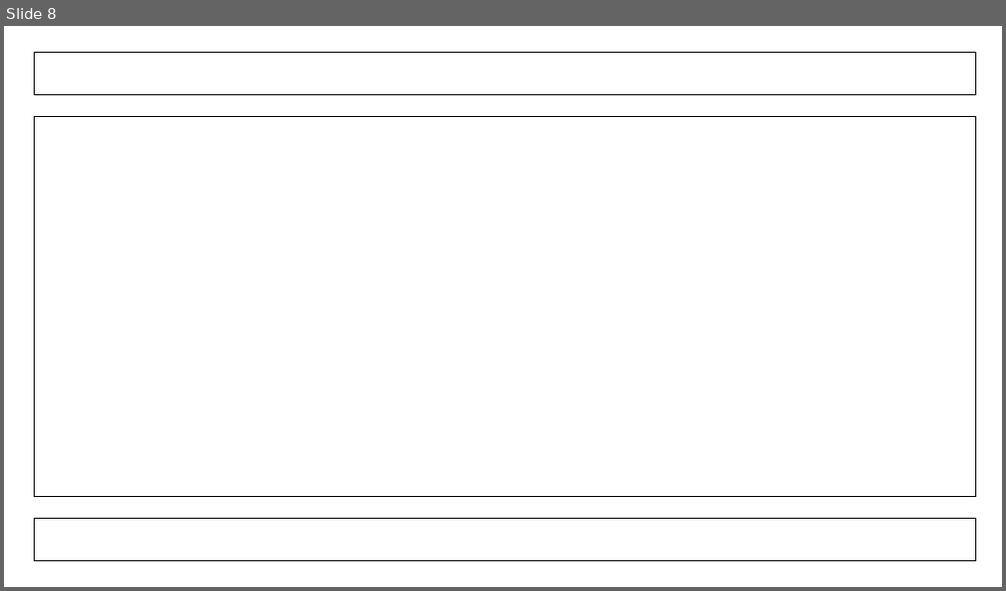
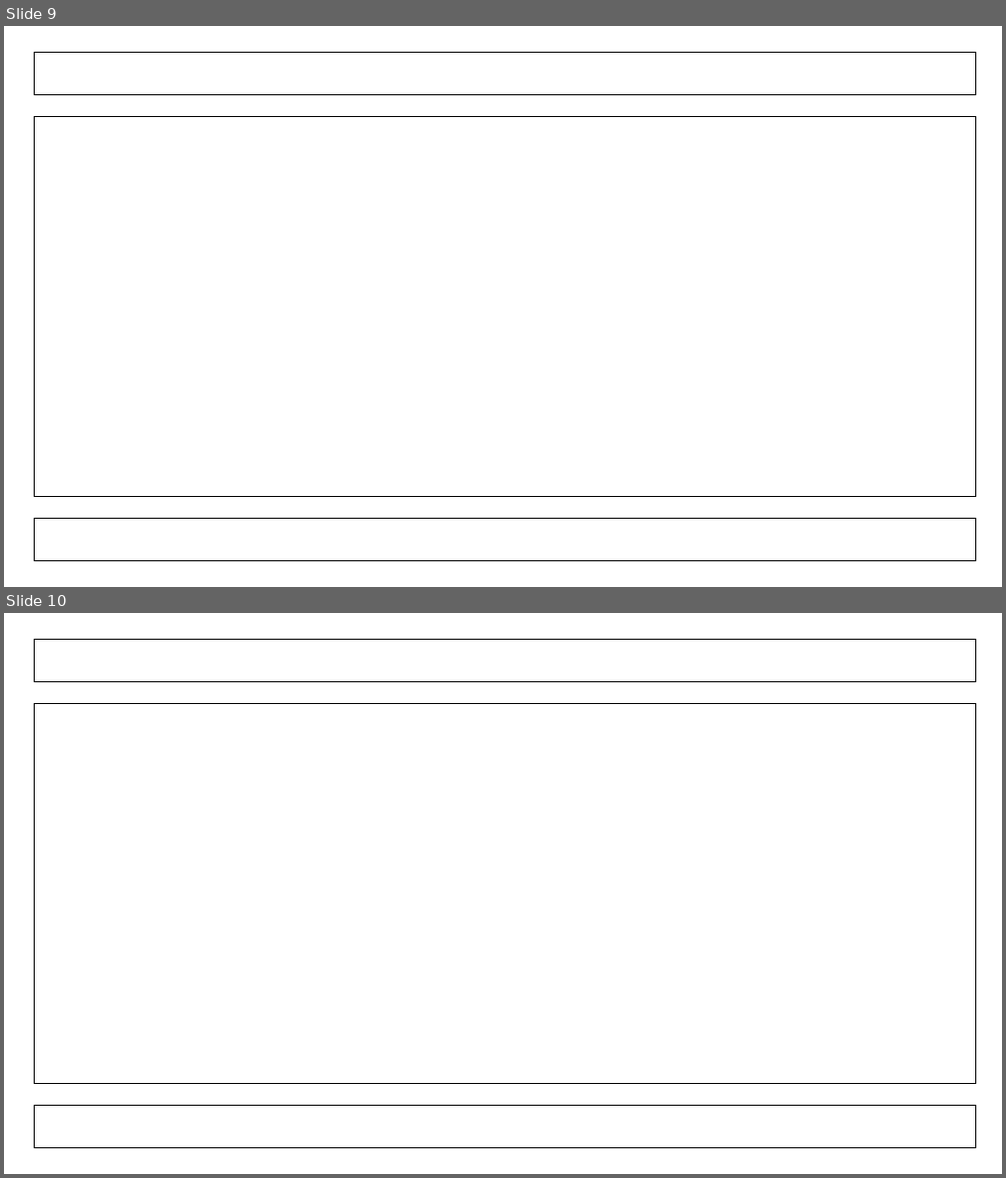
Before and after one commit to atkuzmanov/sctm130-sctm146-proekt-unrvk-2022, a slide deck: sctm146-proekt-unrvk-9.pptx. Shown one above the other, each under a label of ours: slide 8 before the commit, slides 9 and 10 after it. The pictures are 1006x591 and 1006x1178 pixels, drawn with LibreOffice and Linux fonts; fonts in the diff are those of the drawing. Boxes give left, top, right and bottom in pixels: in the first picture for what was removed or moved away, otherwise in the second. Text is boxed around its words. In the diff, an @@ line names an element or a change of style, - is before the commit and + after.

```diff
--- a/sctm146-proekt-unrvk-9.pptx
+++ b/sctm146-proekt-unrvk-9.pptx
@@ slide 10 added at [4,613,1002,1174], background #FFFFFF @@
@@ rectangle added at [34,639,976,682], outline #000000 1 pt @@
@@ rectangle added at [34,704,976,1084], outline #000000 1 pt @@
@@ rectangle added at [34,1105,976,1149], outline #000000 1 pt @@
@@ what was slide 8 is now slide 9 @@
```
Also in this commit, not shown: 4 other slides added, 1 slide removed, 1 other file.
